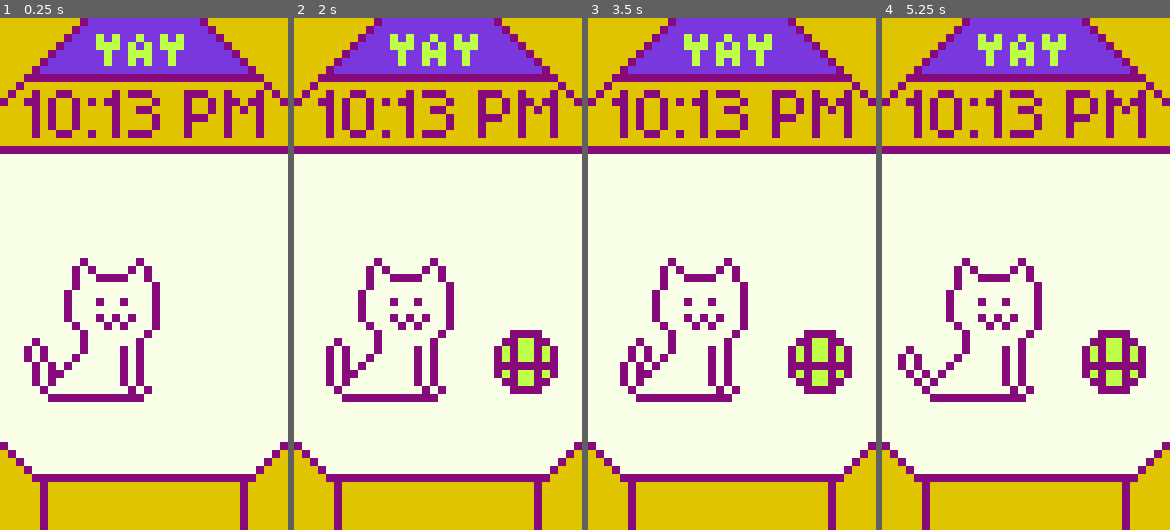
Above: before the commit, frames 1-4 (left to right).
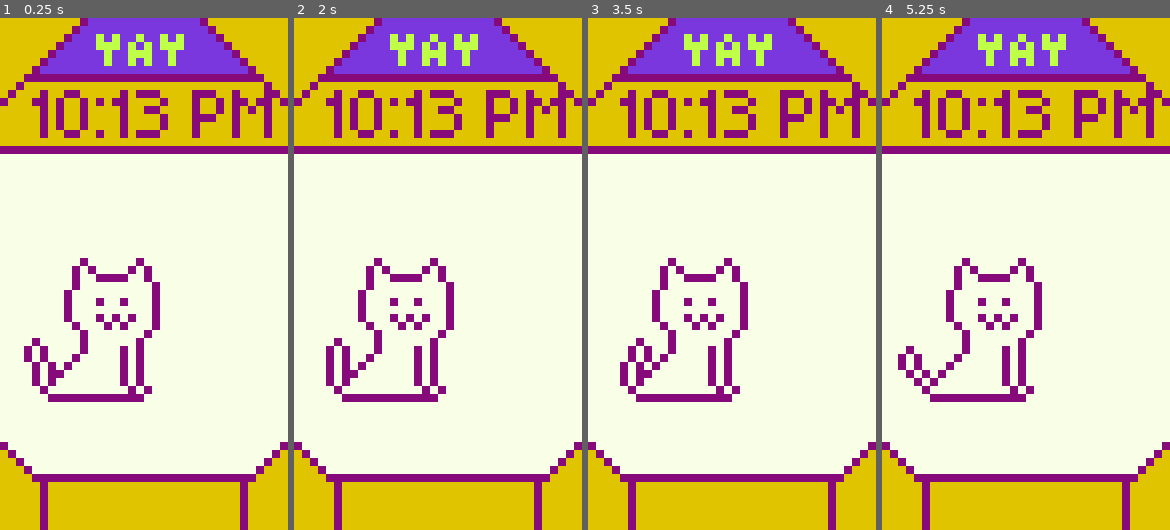
Above: after the commit, the same moments.

Repository: apollo-cool/tomakitty
Game: Godot game, scene res://scenes/main.tscn
The game is run twice, just before and just after one commit, with the same random seed, the same clock (stepped at 60 frames per second) and the same inputs.
Inputs (mouse positions are in pixels of both pictures, inside the frame that each line leads up to):
- Up to frame 1 (0.25 s): no input
- Up to frame 2 (2 s): move the mouse to (501, 248) at 0.52 s; click (501, 248) at 0.67 s; move the mouse to (380, 299) at 1.27 s; click (380, 299) at 1.42 s
- Up to frame 3 (3.5 s): move the mouse to (821, 361) at 2.02 s; click (821, 361) at 2.17 s; move the mouse to (717, 376) at 2.77 s; click (717, 376) at 2.92 s
- Up to frame 4 (5.25 s): move the mouse to (1112, 350) at 3.52 s; click (1112, 350) at 3.67 s; tap Enter at 4.25 s; move the mouse to (939, 197) at 4.27 s; click (939, 197) at 4.42 s; move the mouse to (1040, 274) at 5.02 s; click (1040, 274) at 5.17 s

The runs differ from the first frame. In frame 1, 4.4% of the frame differs, in the area x 8-95%, y 14-24%; in frame 2, 6.7%, in the area x 8-95%, y 14-74%; in frame 3, 6.7%; in frame 4, 6.7%.

Commit message:
Made it so time doesn't process every frame
- Set tick back to 10 seconds.
- Matched GUI resolution to match game resolution
- Made minor code adjustments

Diff:
--- a/scenes/game.tscn
+++ b/scenes/game.tscn
@@ -19,7 +19,7 @@
 
 [node name="Tick" type="Timer" parent="." unique_id=1372757979]
 unique_name_in_owner = true
-wait_time = 0.004
+wait_time = 10.0
 autostart = true
 
 [connection signal="im_bored" from="Tomacat" to="." method="_on_tomacat_im_bored"]
--- a/scenes/main.tscn
+++ b/scenes/main.tscn
@@ -12,16 +12,16 @@
 [node name="GUI" type="Control" parent="." unique_id=934834929]
 layout_mode = 3
 anchors_preset = 0
-offset_right = 40.0
-offset_bottom = 40.0
+offset_right = 36.0
+offset_bottom = 64.0
 
 [node name="Time" parent="GUI" unique_id=734707818 instance=ExtResource("3_sugp2")]
 layout_mode = 1
 anchors_preset = -1
-anchor_left = 0.075
-anchor_top = 0.175
-anchor_right = 0.9
-anchor_bottom = 0.35
+anchor_left = 0.11111111
+anchor_top = 0.109375
+anchor_right = 1.0277778
+anchor_bottom = 0.284375
 offset_top = 2.0
 offset_right = 0.0
 offset_bottom = 2.0
--- a/scenes/time.tscn
+++ b/scenes/time.tscn
@@ -20,3 +20,9 @@
 text = "10:00 AM"
 script = ExtResource("1_hxfg6")
 metadata/_edit_use_anchors_ = true
+
+[node name="MinuteTimer" type="Timer" parent="." unique_id=2108255361]
+unique_name_in_owner = true
+one_shot = true
+
+[connection signal="timeout" from="MinuteTimer" to="." method="_on_minute_passed"]
--- a/scripts/game.gd
+++ b/scripts/game.gd
@@ -22,7 +22,6 @@
 func _on_tomacat_im_hungry() -> void:
 	print("Tomacat is hungry")
 
-
 func _on_tomacat_im_tired() -> void:
 	print("Tomacat is tired")
 
--- a/scripts/time.gd
+++ b/scripts/time.gd
@@ -1,13 +1,23 @@
 extends Label
 
+@onready var minute_timer: Timer = %MinuteTimer
 
-# Called when the node enters the scene tree for the first time.
+var first_run := true
+
 func _ready() -> void:
-	pass # Replace with function body.
+	_on_minute_passed()
+	# First we have to synchronize our time for accuracy
+	var time := Time.get_time_dict_from_system()
+	var second: int = time.second
+	var time_left := 60 - second
+	minute_timer.wait_time = time_left
+	minute_timer.start()
 
+func _on_minute_passed() -> void:
+	if (first_run):
+		minute_timer.wait_time = 60
+		minute_timer.one_shot = false
 
-# Called every frame. 'delta' is the elapsed time since the previous frame.
-func _process(_delta: float) -> void:
 	var time := Time.get_time_dict_from_system()
 
 	var meridiem: String
